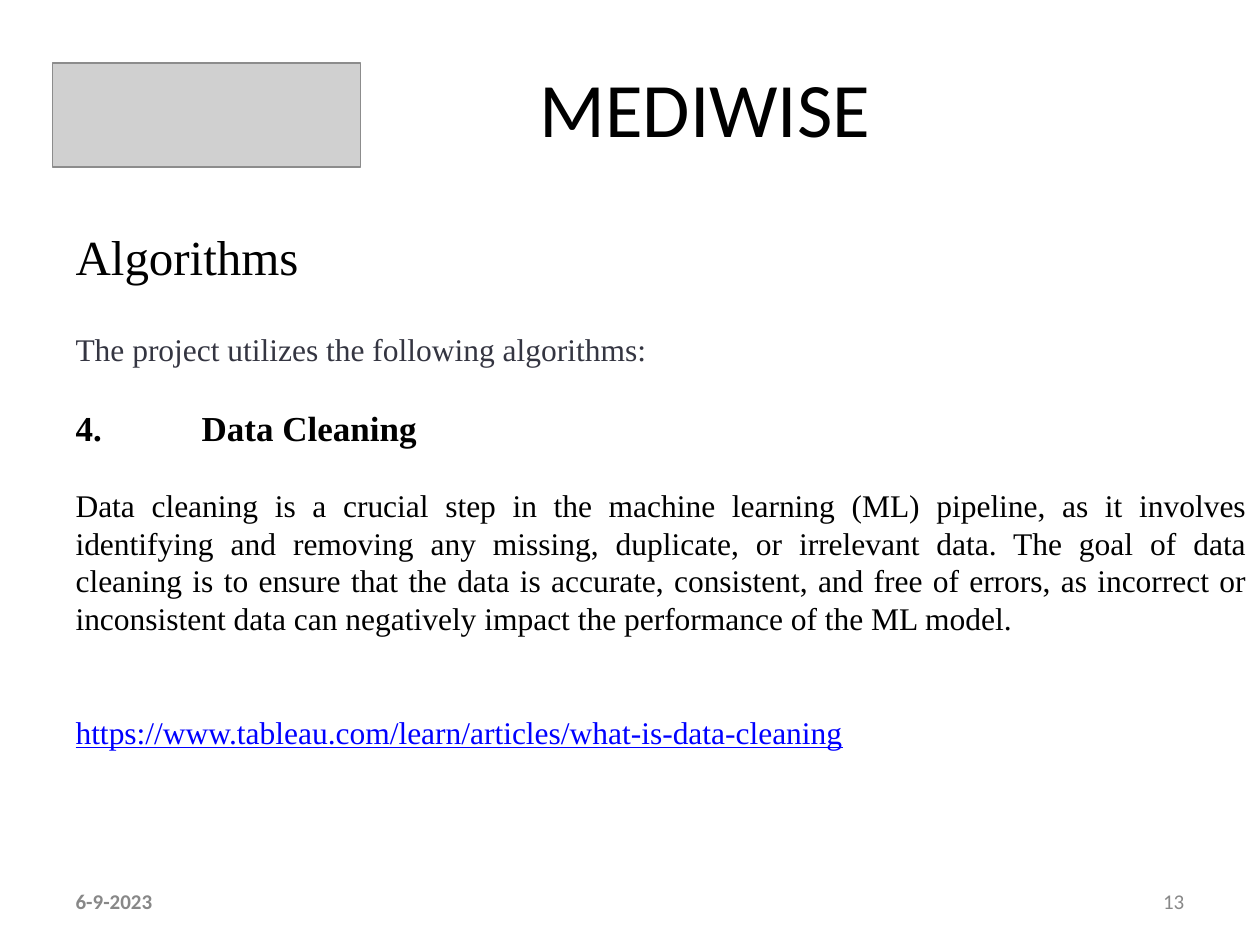
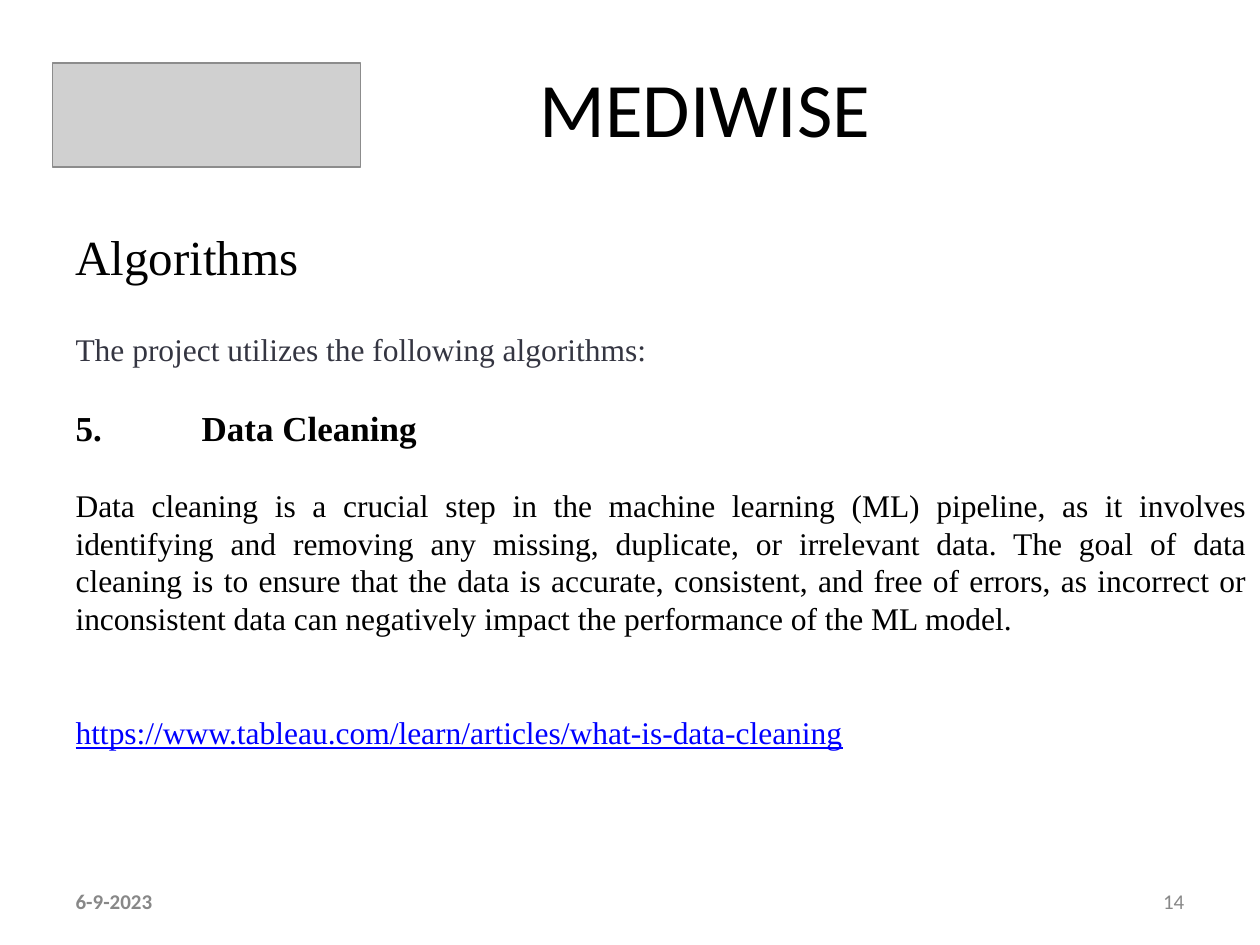
Before and after one commit to ani23-11/MediWise, a slide deck: slide 14 of ppt and references/Main - PPT Template Ctech.pptx (slide 13 before the commit). Drawn at 1260x945 pixels with LibreOffice and Linux fonts; fonts in the diff are those of the drawing; grey boxes stand for pictures. Boxes give left, top, right and bottom in pixels: in the first picture for what was removed or moved away, otherwise in the second. Text is boxed around its words. In the diff, an @@ line names an element or a change of style, - is before the commit and + after.

```diff
--- a/ppt and references/Main - PPT Template Ctech.pptx
+++ b/ppt and references/Main - PPT Template Ctech.pptx
@@ text at [76, 416, 416, 448]: text changed @@
-4. Data Cleaning
+5. Data Cleaning
@@ page number at [1163, 895, 1184, 909]: text changed @@
-13
+14
```
Also in this commit, not shown: 1 other slide changed, 1 slide added, 1 other file.
